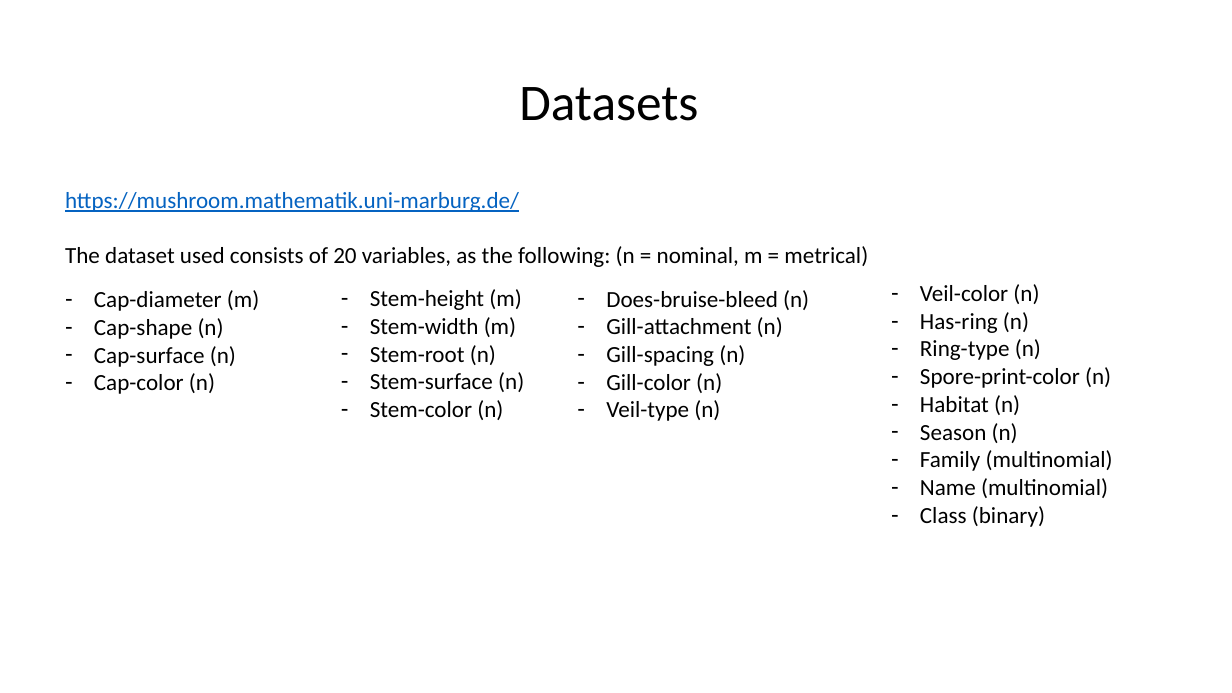
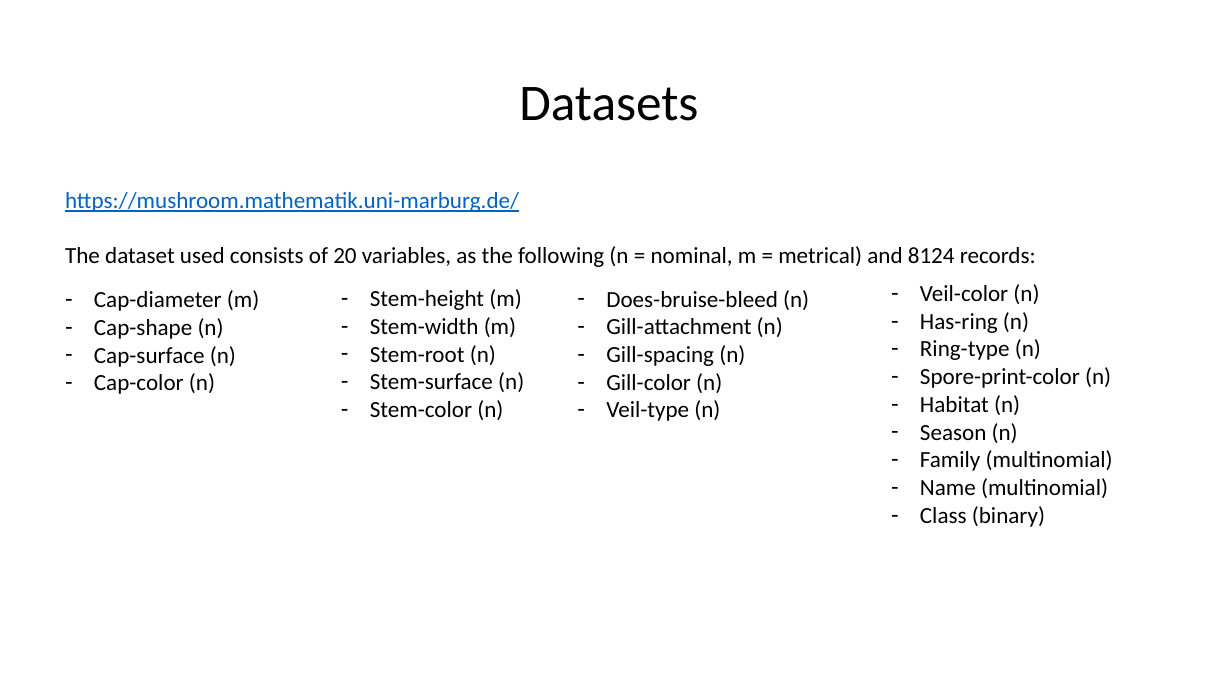
Before and after one commit to alessandro-maccario/Data_Mining_and_Neurocomputing, a slide deck: slide 4 of Data_Mining_Presentation.pptx (slide 5 before the commit). Drawn at 1232x693 pixels with LibreOffice and Linux fonts; fonts in the diff are those of the drawing. Boxes give left, top, right and bottom in pixels: in the first picture for what was removed or moved away, otherwise in the second. Text is boxed around its words. In the diff, an @@ line names an element or a change of style, - is before the commit and + after.

```diff
--- a/Data_Mining_Presentation.pptx
+++ b/Data_Mining_Presentation.pptx
@@ text at [65, 246, 1036, 267]: text changed @@
-The dataset used consists of 20 variables, as the following: (n = nominal, m = metrical)
+The dataset used consists of 20 variables, as the following (n = nominal, m = metrical) and 8124 records:
```
Also in this commit, not shown: 7 other slides changed, 1 slide added, 2 slides removed.
